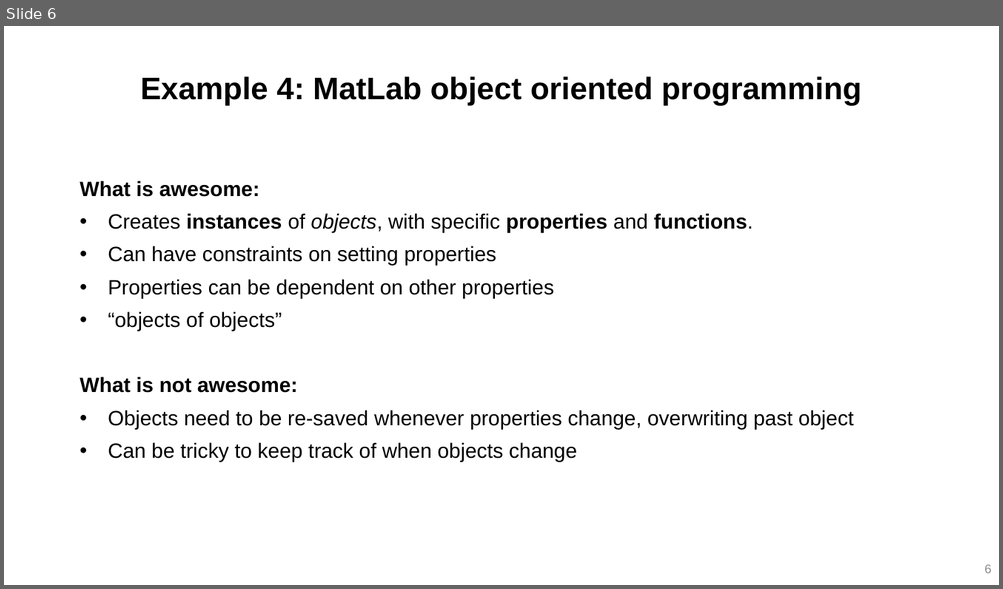
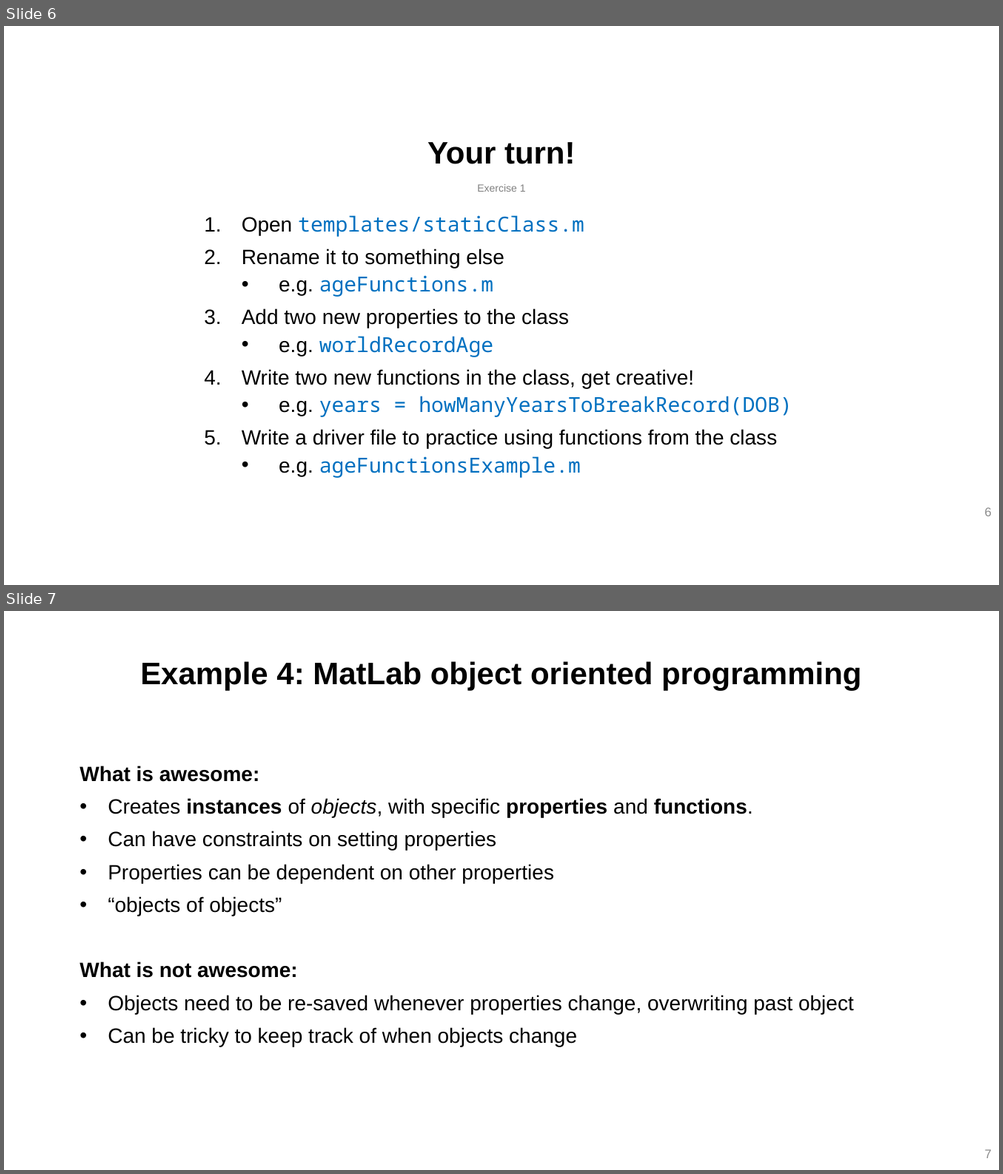
Before and after one commit to j-d-roth/tutorial_matlabClasses, a slide deck: introduction_matlabObjectOrientedProgramming.pptx. Shown one above the other, each under a label of ours: slide 6 before the commit, slides 6 and 7 after it. The pictures are 1003x589 and 1003x1174 pixels, drawn with LibreOffice and Linux fonts; fonts in the diff are those of the drawing. Boxes give left, top, right and bottom in pixels: in the first picture for what was removed or moved away, otherwise in the second. Text is boxed around its words. In the diff, an @@ line names an element or a change of style, - is before the commit and + after.

```diff
--- a/introduction_matlabObjectOrientedProgramming.pptx
+++ b/introduction_matlabObjectOrientedProgramming.pptx
@@ slide 6 added at (x1=4, y1=26, x2=999, y2=585), background #FFFFFF @@
@@ title added at (x1=427, y1=142, x2=575, y2=164), 30 pt, text #000000, bold @@
+Your turn!
@@ subtitle added at (x1=477, y1=184, x2=526, y2=192), 10 pt, text #808080 @@
+Exercise 1
@@ text added at (x1=242, y1=215, x2=791, y2=478), 20 pt, text #000000 @@
+1. Open templates/staticClass.m
+2. Rename it to something else
+  • e.g. ageFunctions.m
+3. Add two new properties to the class
+  • e.g. worldRecordAge
+4. Write two new functions in the class, get creative!
+  • e.g. years = howManyYearsToBreakRecord(DOB)
+5. Write a driver file to practice using functions from the class
+  • e.g. ageFunctionsExample.m
@@ page number added at (x1=984, y1=508, x2=991, y2=517), 12 pt, text #8C8C8C @@
+6
@@ what was slide 6 is now slide 7 @@
@@ page number at (x1=984, y1=1150, x2=991, y2=1159): text changed @@
-6
+7
```
Also in this commit, not shown: 2 slides changed, 2 other slides added, 8 other files.
